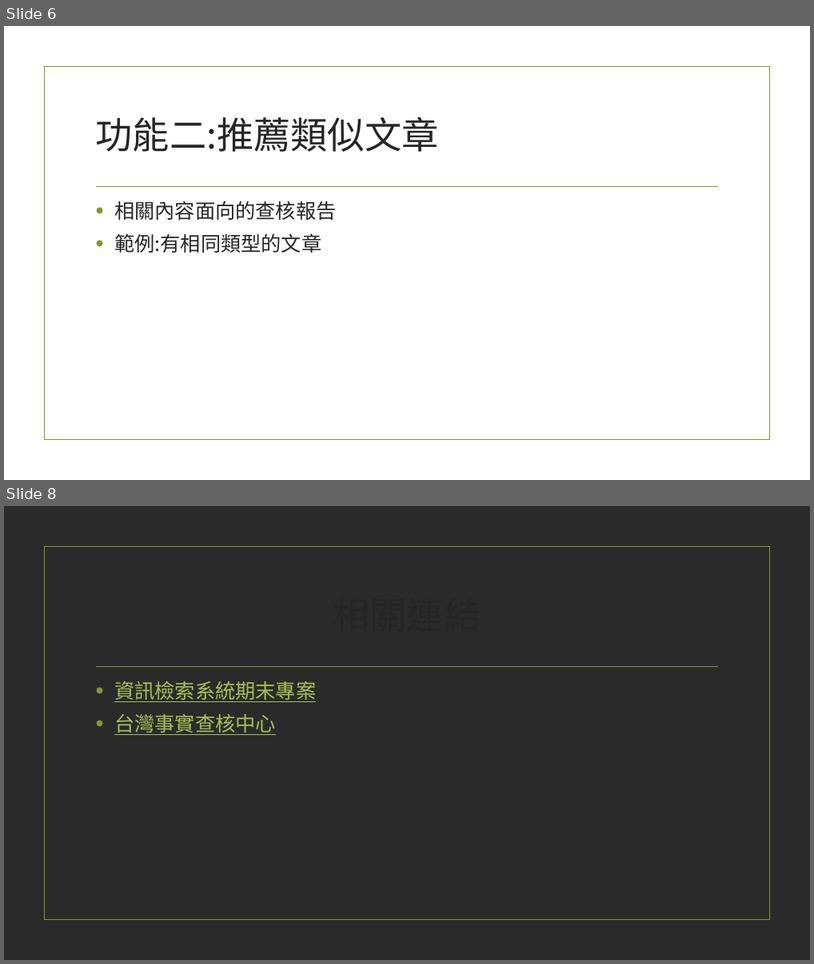
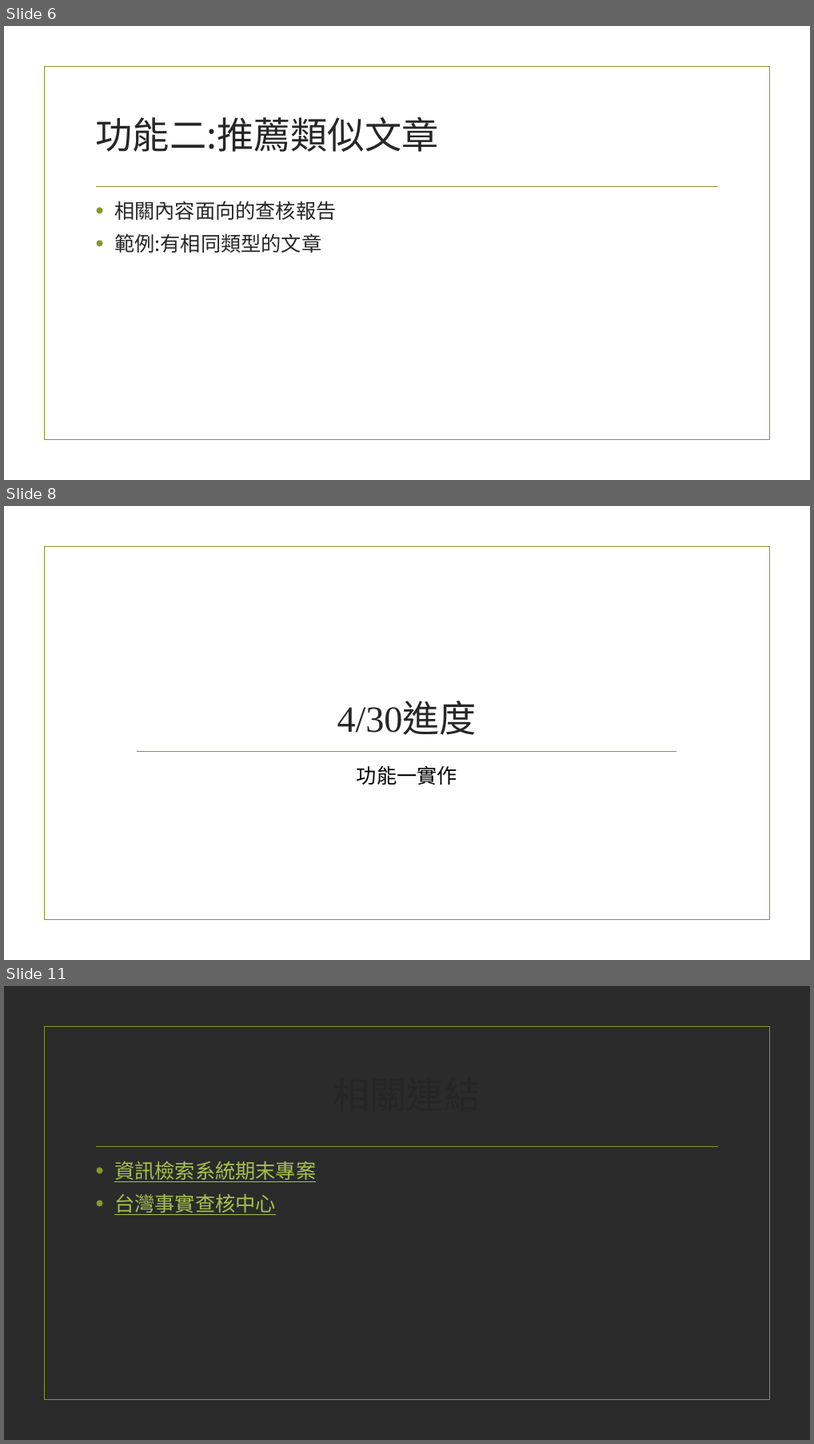
Before and after one commit to linsitin/IRE_project, a slide deck: 資訊檢索系統期末專案.pptx. Shown one above the other, each under a label of ours: slides 6 and 8 before the commit, slides 6, 8 and 11 after it; the slides between them are not shown. The pictures are 814x964 and 814x1444 pixels, drawn with LibreOffice and Linux fonts; fonts in the diff are those of the drawing; background and template pictures are left out; a plain dark background stands for a picture behind light text. Boxes give left, top, right and bottom in pixels: in the first picture for what was removed or moved away, otherwise in the second. Text is boxed around its words. In the diff, an @@ line names an element or a change of style, - is before the commit and + after.

Commit message:
功能一實作2

```diff
--- a/資訊檢索系統期末專案.pptx
+++ b/資訊檢索系統期末專案.pptx
@@ slide 8 added at (4,506,810,960), background picture (left out); not listed: 1 template element that a slide beside it also shows @@
@@ title added at (338,703,478,735), 44 pt, text #262626 @@
+4/30進度
@@ line added from (137, 752) to (678, 752), #83992A 1.25 pt @@
@@ text added at (357,766,458,784), 24 pt, text #000000 @@
+功能一實作
@@ what was slide 8 is now slide 11 @@
```
Also in this commit, not shown: 1 slide changed, 2 other slides added, 2 other files.
